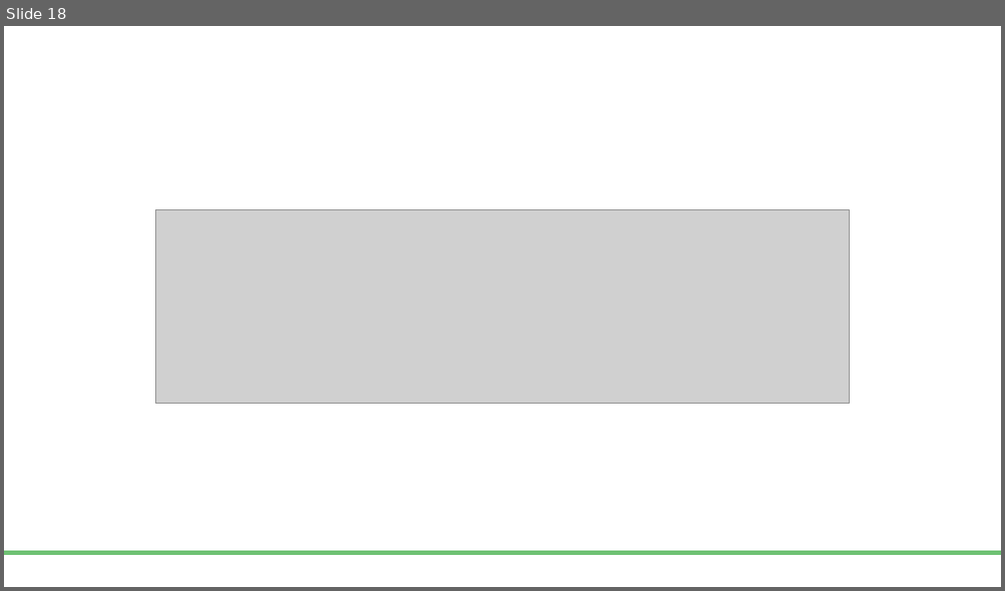
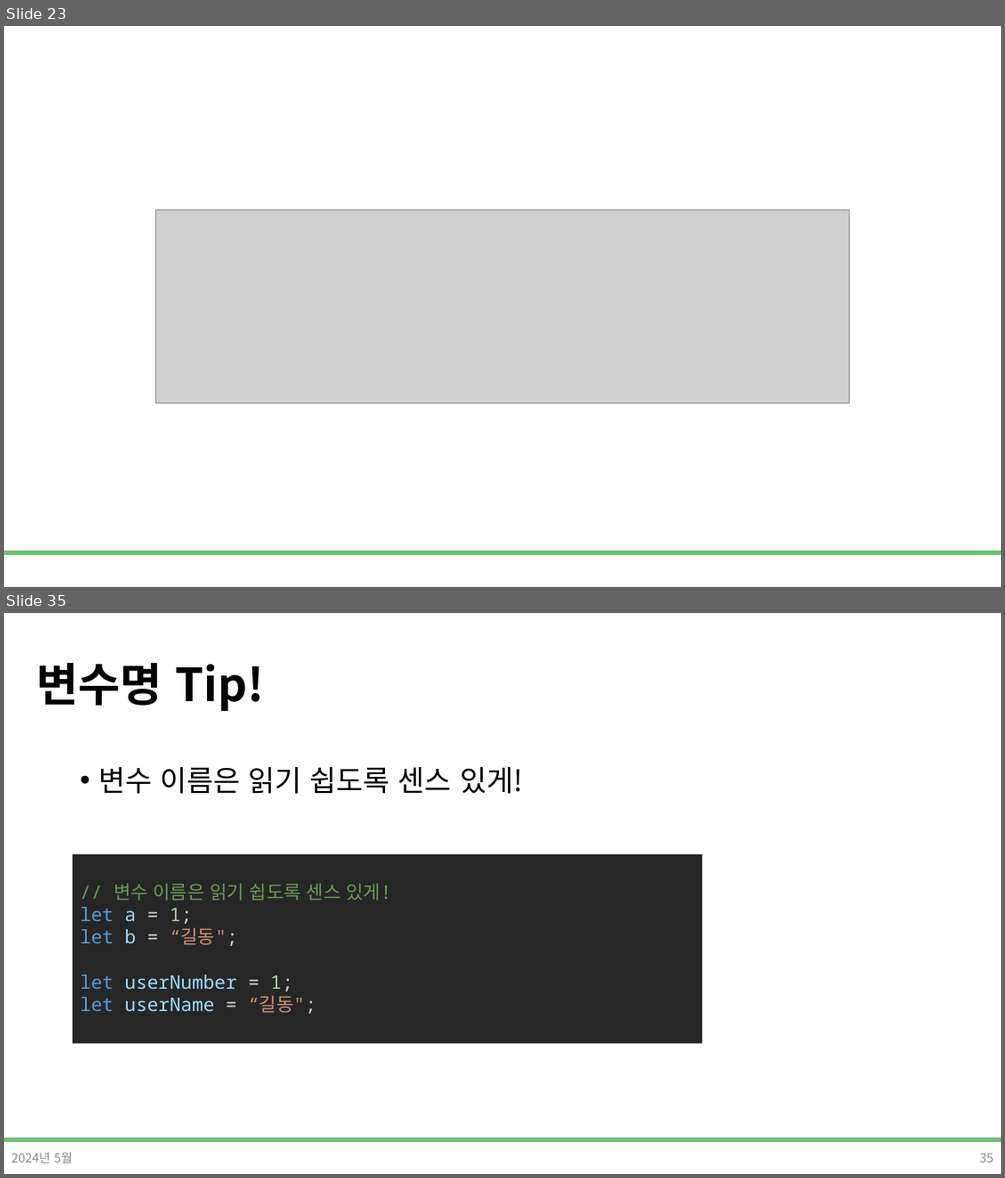
Before and after one commit to DevDamon0527/SeSAC_Yeongdeungpo_Campus_6th, a slide deck: material/[SeSAC_YDP_6] 04-1_Javascript.pptx. Shown one above the other, each under a label of ours: slide 18 before the commit, slides 23 and 35 after it; the slides between them are not shown. The pictures are 1005x591 and 1005x1178 pixels, drawn with LibreOffice and Linux fonts; fonts in the diff are those of the drawing; grey boxes stand for pictures; background and template pictures are left out. Boxes give left, top, right and bottom in pixels: in the first picture for what was removed or moved away, otherwise in the second. Text is boxed around its words. In the diff, an @@ line names an element or a change of style, - is before the commit and + after.

```diff
--- a/material/[SeSAC_YDP_6] 04-1_Javascript.pptx
+++ b/material/[SeSAC_YDP_6] 04-1_Javascript.pptx
@@ slide 35 added at box(4, 613, 1001, 1174), background #FFFFFF; not listed: 1 template element that a slide beside it also shows @@
@@ title added at box(36, 663, 265, 711), 44 pt, text #000000, bold @@
+변수명 Tip!
@@ text added at box(98, 767, 523, 794), 28 pt, text #000000 @@
+• 변수 이름은 읽기 쉽도록 센스 있게!
@@ rectangle added at box(73, 854, 703, 1043), fill #262626, 18 pt, text #9CDCFE @@
+// 변수 이름은 읽기 쉽도록 센스 있게!
+let a = 1;
+let b = “길동";
+let userNumber = 1;
+let userName = “길동";
@@ text added at box(11, 1151, 73, 1163), 12 pt, text #8C8C8C @@
+2024년 5월
@@ page number added at box(979, 1152, 994, 1162), 12 pt, text #8C8C8C @@
+35
@@ what was slide 18 is now slide 23 @@
```
Also in this commit, not shown: 90 slides changed, 15 other slides added, 3 slides removed, 16 other files.
